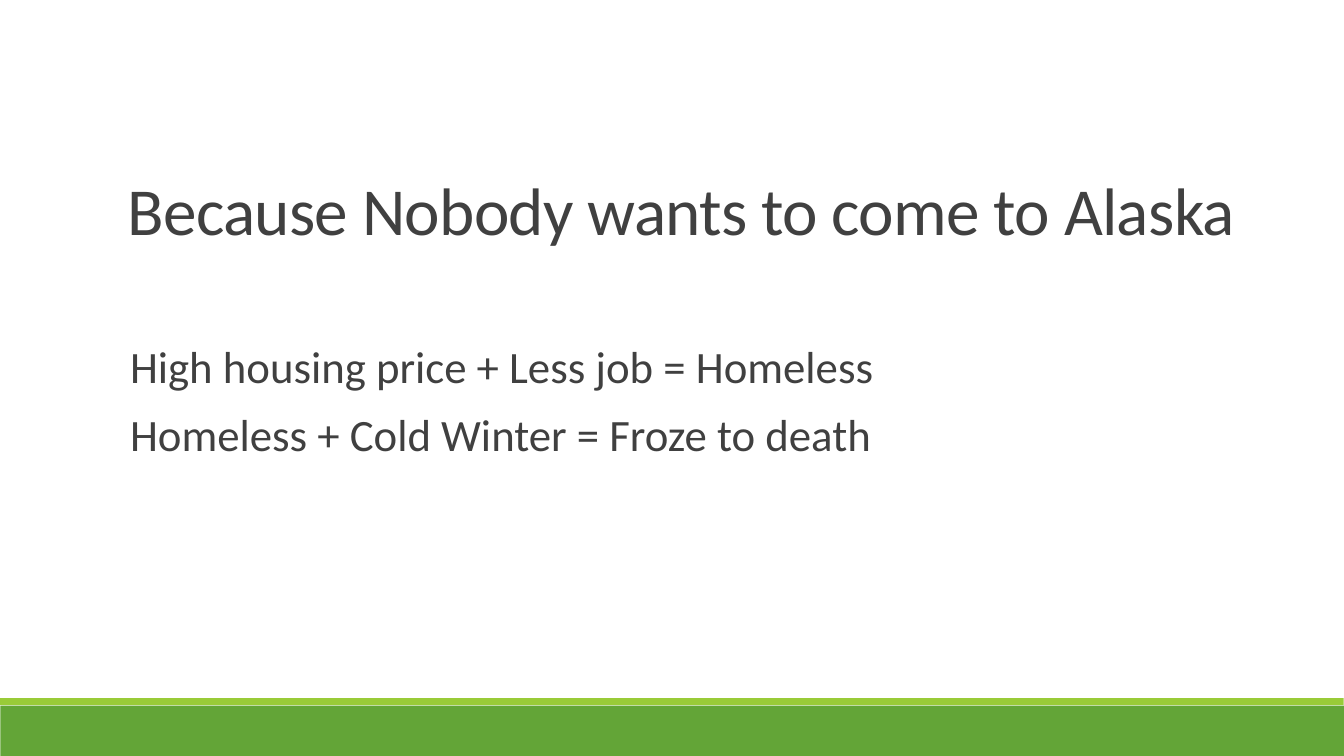
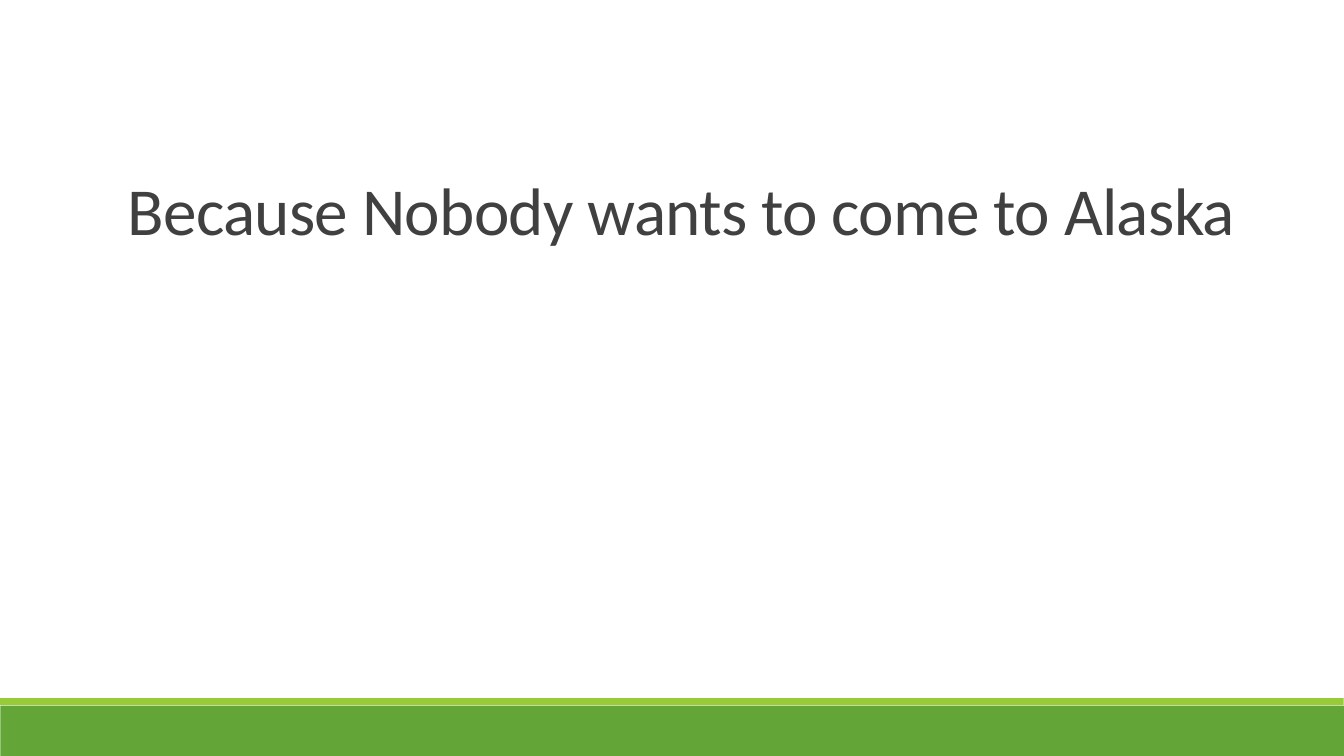
Before and after one commit to TZstatsADS/Fall2020-Project5-group3, a slide deck: slide 27 of doc/Group3_presentation.pptx. Drawn at 1344x756 pixels with LibreOffice and Linux fonts; fonts in the diff are those of the drawing. Boxes give left, top, right and bottom in pixels: in the first picture for what was removed or moved away, otherwise in the second. Text is boxed around its words. In the diff, an @@ line names an element or a change of style, - is before the commit and + after.

```diff
--- a/doc/Group3_presentation.pptx
+++ b/doc/Group3_presentation.pptx
@@ text removed at bbox=[130, 352, 873, 452] @@
-  High housing price + Less job = Homeless
-  Homeless + Cold Winter = Froze to death
```
Also in this commit, not shown: 2 other slides changed, 1 other file.
